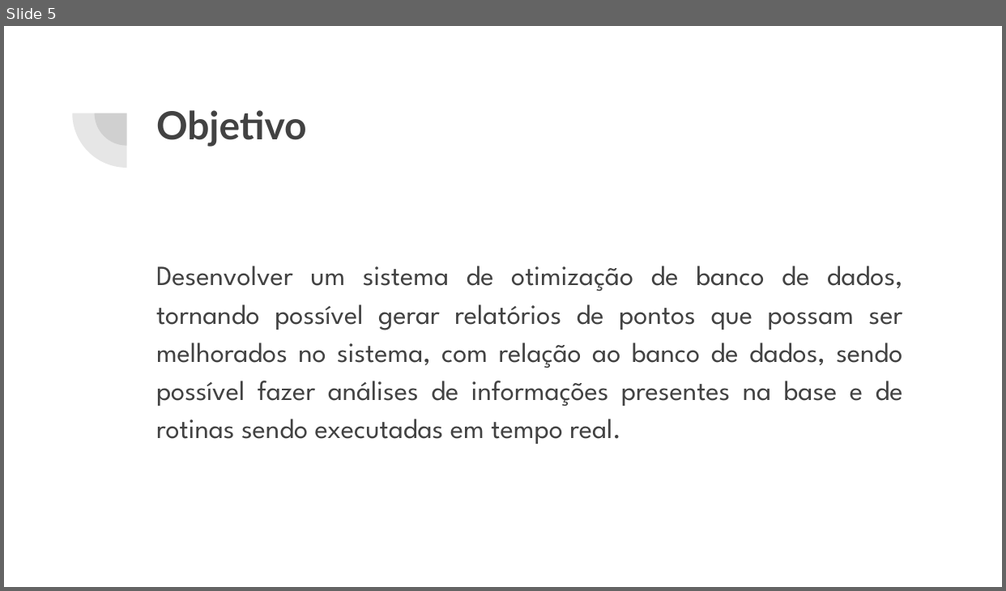
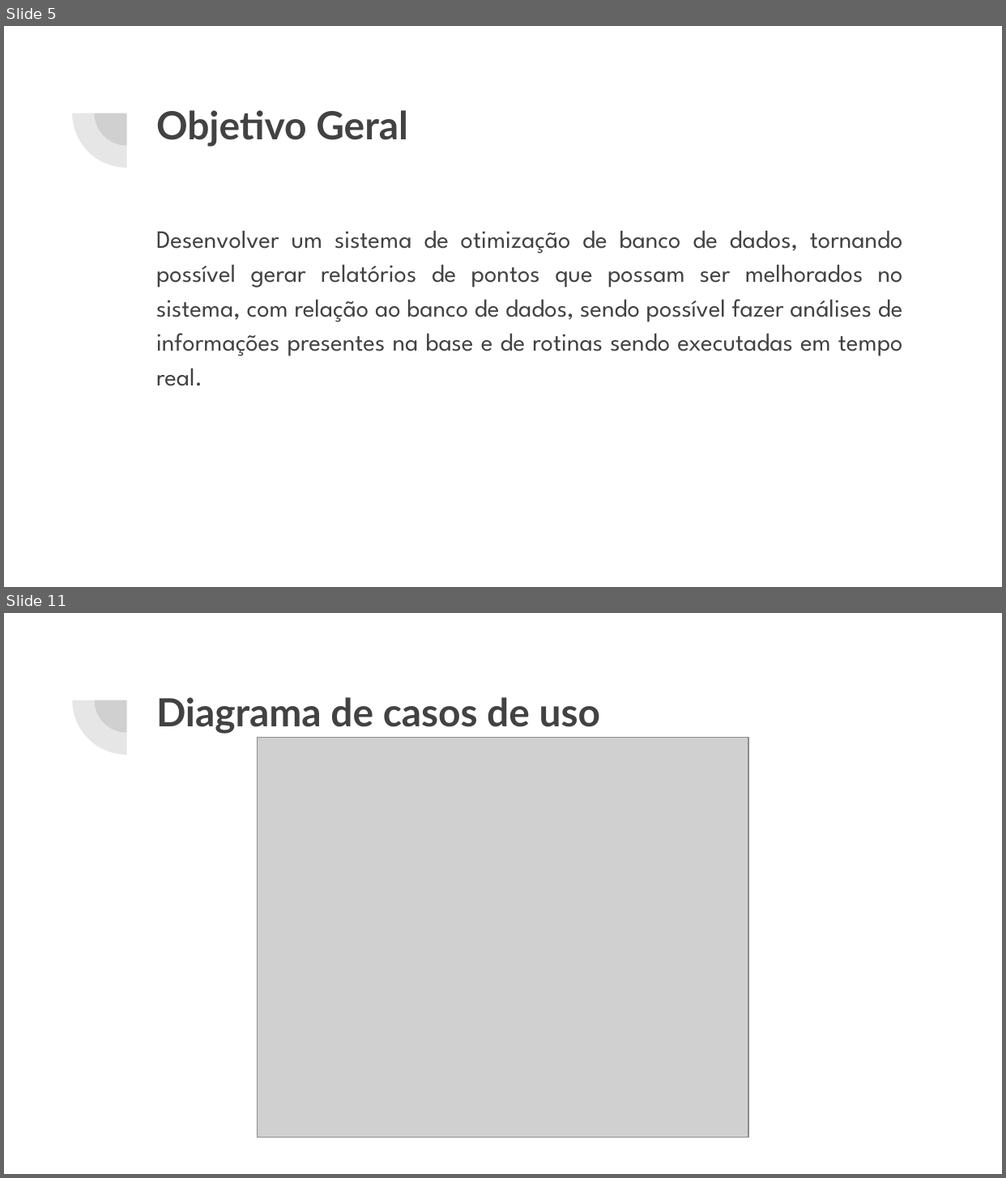
Before and after one commit to adrianhideki/sindex, a slide deck: docs/Apresentação TCC.pptx. Shown one above the other, each under a label of ours: slide 5 before the commit, slides 5 and 11 after it; the slides between them are not shown. The pictures are 1006x591 and 1006x1178 pixels, drawn with LibreOffice and Linux fonts; fonts in the diff are those of the drawing; grey boxes stand for pictures. Boxes give left, top, right and bottom in pixels: in the first picture for what was removed or moved away, otherwise in the second. Text is boxed around its words. In the diff, an @@ line names an element or a change of style, - is before the commit and + after.

```diff
--- a/docs/Apresentação TCC.pptx
+++ b/docs/Apresentação TCC.pptx
@@ slide 11 added at <box>4,613,1002,1174</box>, background #FFFFFF; not listed: 2 template elements that a slide beside it also shows @@
@@ title added at <box>156,697,601,734</box>, 28 pt, text #424242, bold @@
+Diagrama de casos de uso
@@ picture added at <box>258,737,748,1137</box> @@
@@ slide 5 changed as well @@
@@ title at <box>156,110,408,147</box>: text changed @@
-Objetivo
+Objetivo Geral
@@ text "Desenvolver um sistema de otimização ...": place and size @@
-text "Desenvolver um sistema de otimização ..." at <box>156,266,903,444</box>
+text "Desenvolver um sistema de otimização ..." at <box>156,231,903,386</box>
@@ text "Desenvolver um sistema de otimização ..." at <box>156,231,903,386</box>: size 20 to 18 pt @@
```
Also in this commit, not shown: 4 other slides changed, 7 other slides added, 1 other file.
